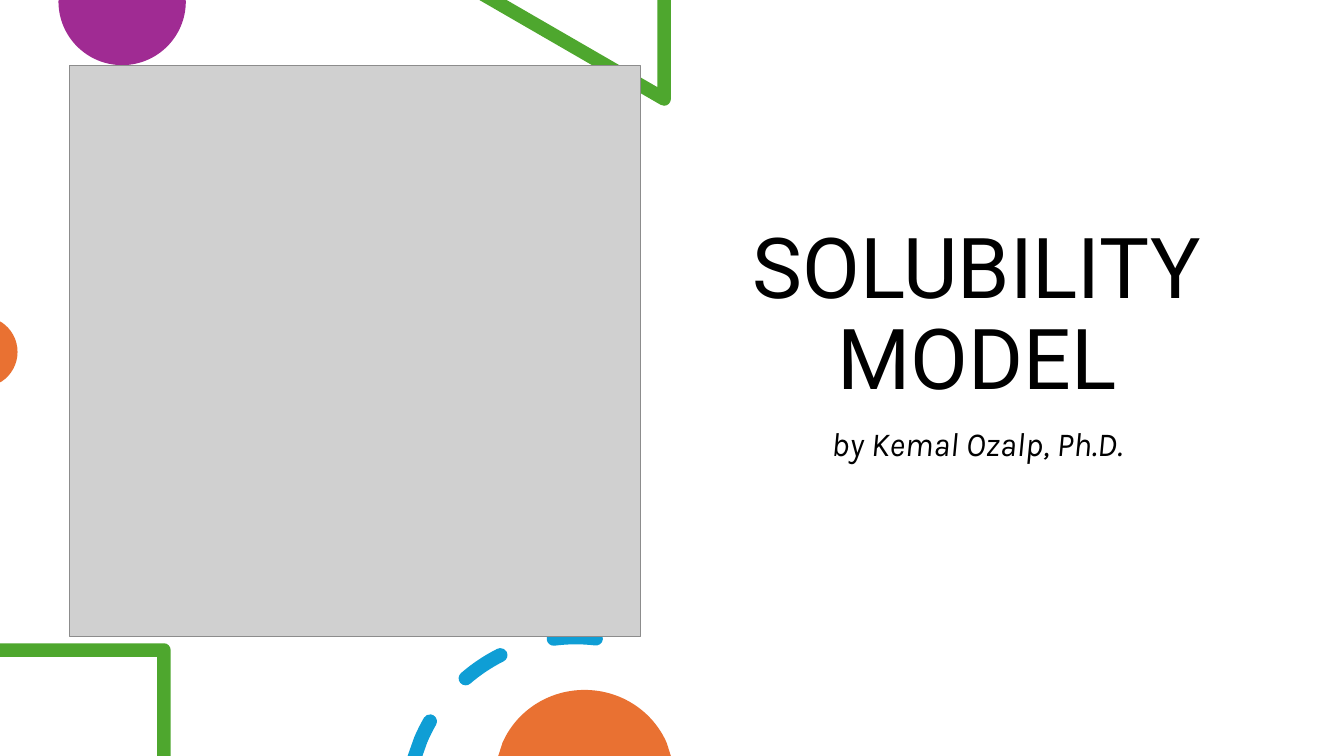
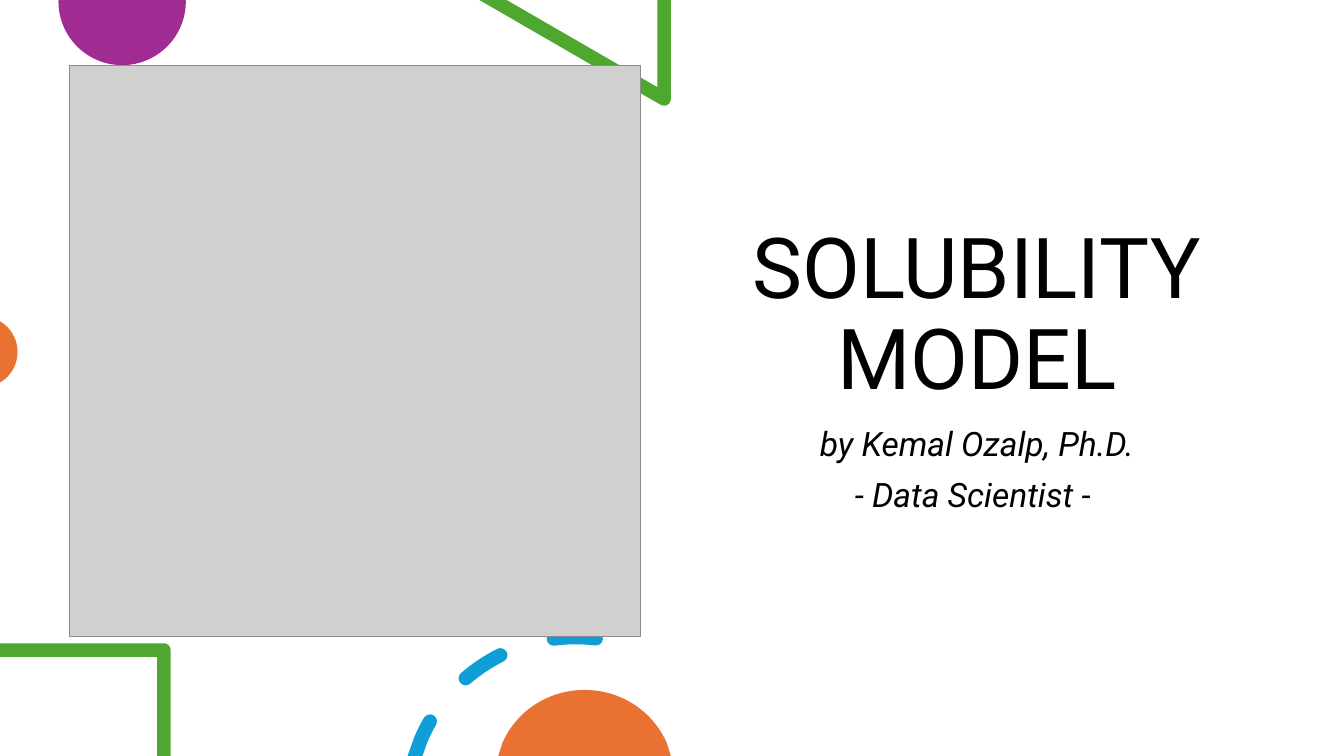
Before and after one commit to kemalozalp/solubility-model, a slide deck: slide 1 of app.pptx. Drawn at 1344x756 pixels with LibreOffice and Linux fonts; fonts in the diff are those of the drawing; grey boxes stand for pictures. Boxes give left, top, right and bottom in pixels: in the first picture for what was removed or moved away, otherwise in the second. Text is boxed around its words. In the diff, an @@ line names an element or a change of style, - is before the commit and + after.

Commit message:
remove pptx and update logo

```diff
--- a/app.pptx
+++ b/app.pptx
@@ subtitle at [820, 430, 1133, 464]: font Karla to Roboto in "by Kemal Ozalp, Ph.D." @@
@@ subtitle at [872, 482, 1074, 508]: paragraph added @@
+- Data Scientist -
```
Also in this commit, not shown: 3 other files.
